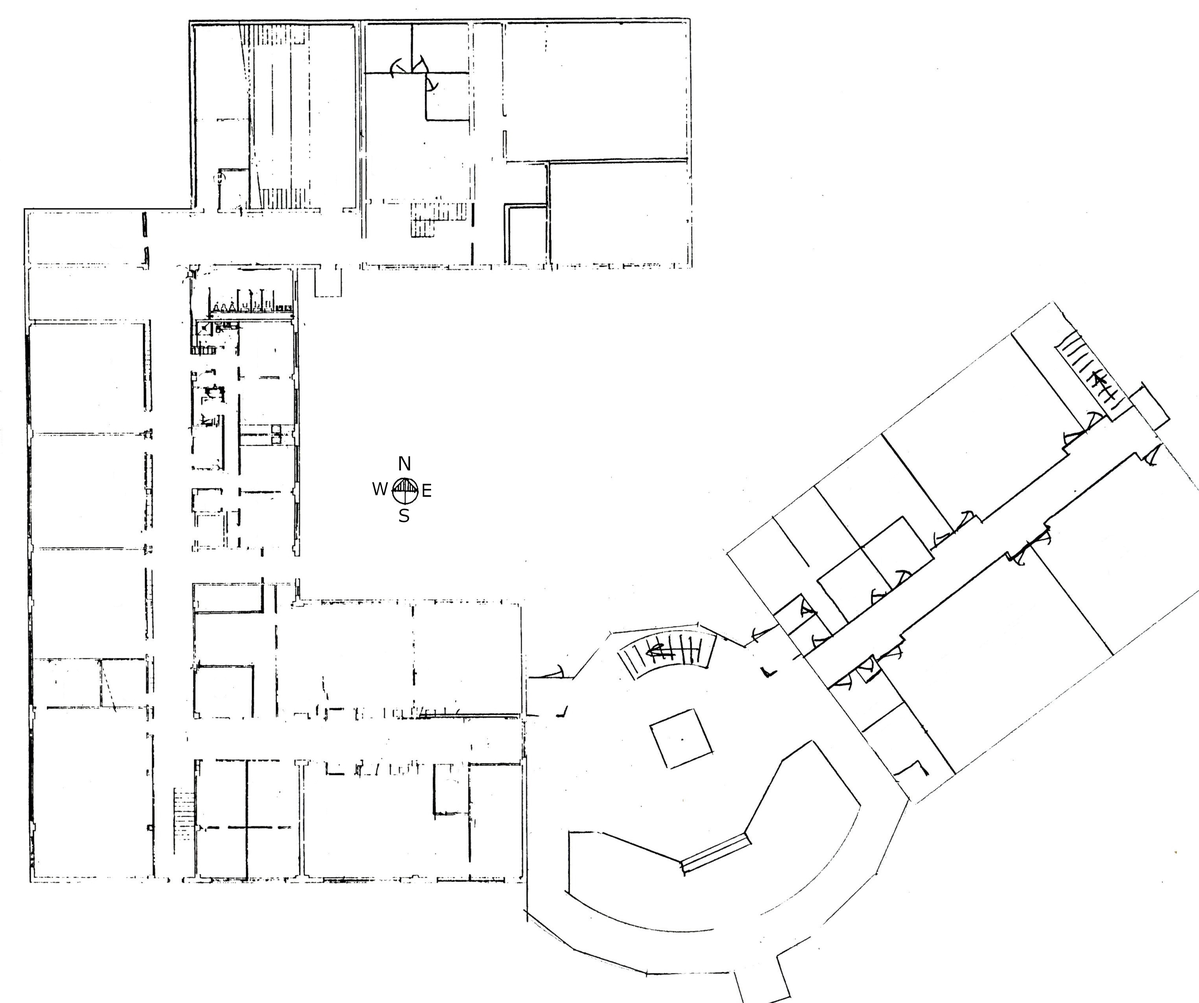
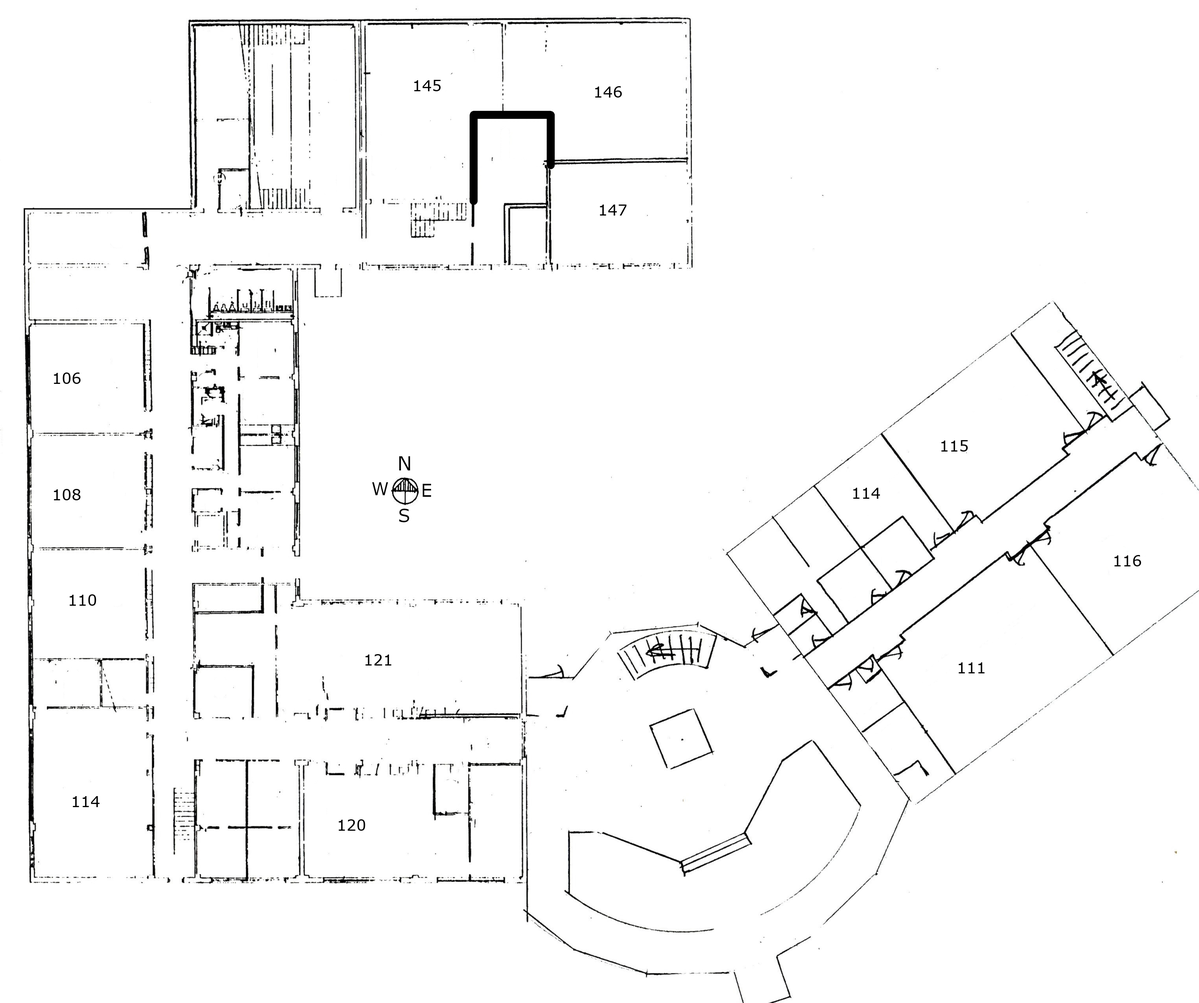
Comparing the layer stacks of the two 1199 × 1003 images. Changes:
added layer "115" above "114" over box(941, 440, 968, 452)
added layer "114" above "111" over box(853, 487, 881, 499)
added layer "111" above "116" over box(958, 662, 985, 674)
added layer "116" above "147" over box(1114, 555, 1142, 567)
added layer "147" above "146" over box(600, 204, 627, 216)
added layer "146" above "106" over box(595, 86, 623, 98)
added layer "106" above "108" over box(53, 372, 81, 385)
added layer "108" above "110" over box(53, 489, 81, 501)
added layer "110" above "114 #1" over box(69, 594, 97, 606)
added layer "114 #1" above "120" over box(72, 796, 100, 808)
added layer "120" above "121" over box(338, 819, 366, 832)
added layer "121" above "145" over box(365, 654, 392, 666)
added layer "145" above "SimpFortin1.jpg" over box(414, 79, 441, 92)
painted on "SimpFortin1.jpg" over box(370, 25, 556, 700)
